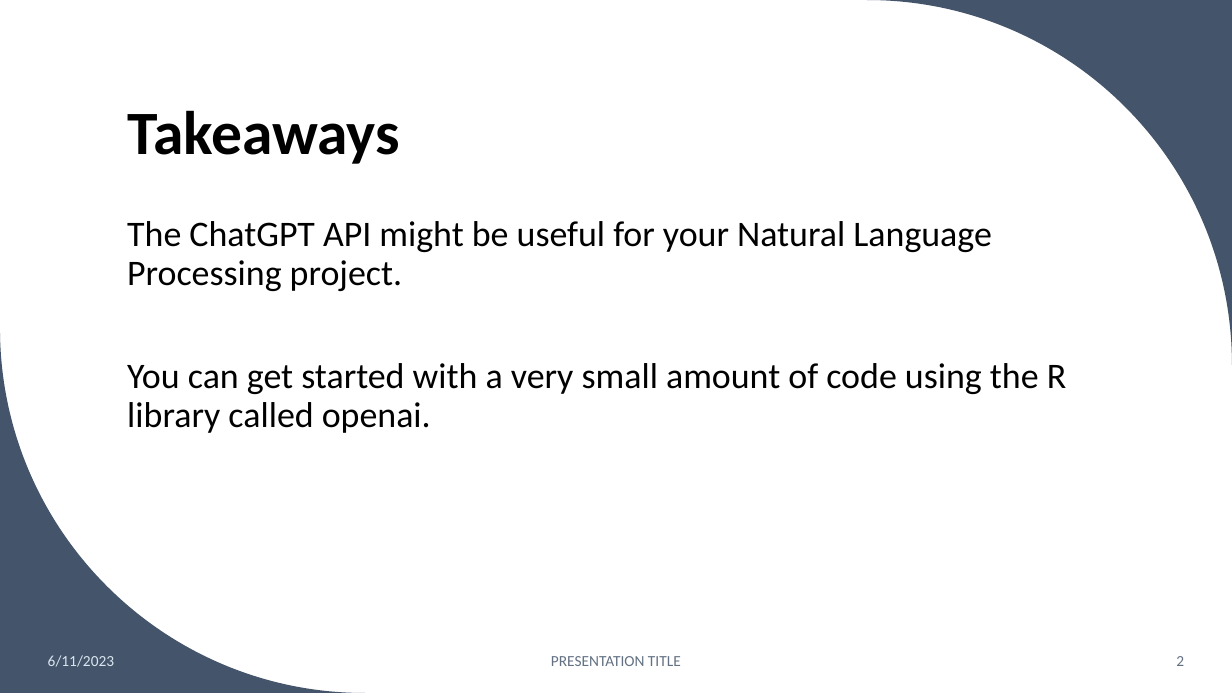
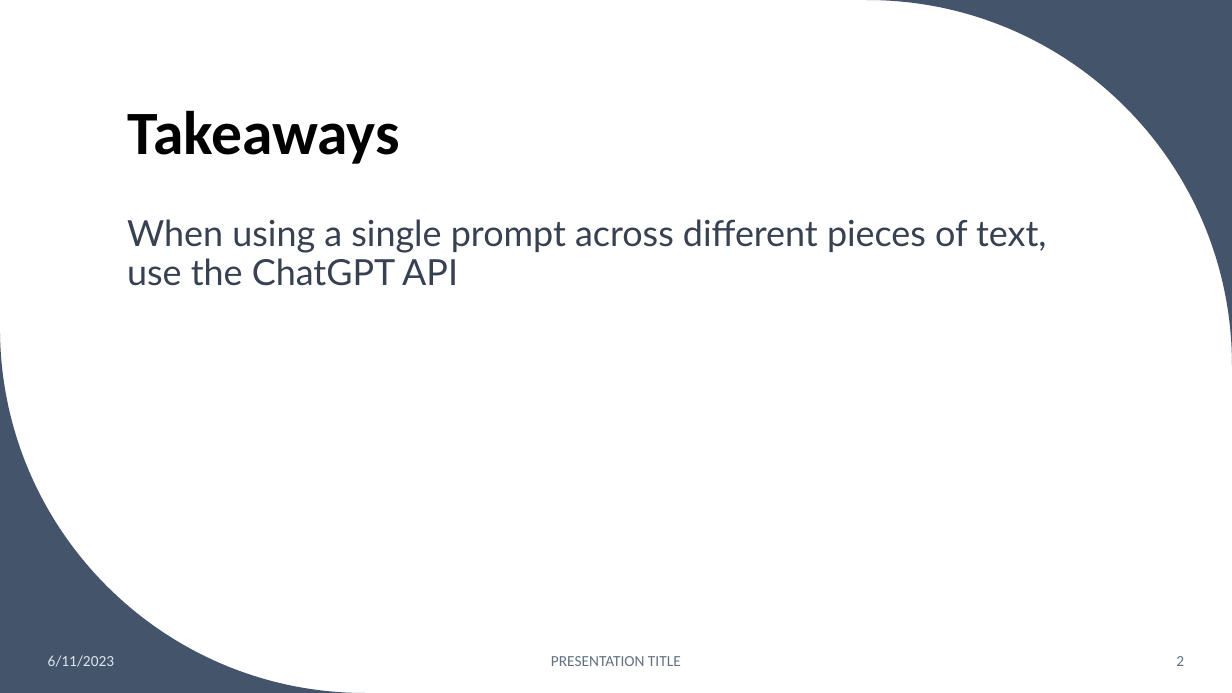
Before and after one commit to abigailhaddad/resume_generation_R, a slide deck: slide 2 of Using the ChatGPT API in R.pptx. Drawn at 1232x693 pixels with LibreOffice and Linux fonts; fonts in the diff are those of the drawing. Boxes give left, top, right and bottom in pixels: in the first picture for what was removed or moved away, otherwise in the second. Text is boxed around its words. In the diff, an @@ line names an element or a change of style, - is before the commit and + after.

Commit message:
-added slide to ppt

```diff
--- a/Using the ChatGPT API in R.pptx
+++ b/Using the ChatGPT API in R.pptx
@@ text at <box>127,219,1046,286</box>: text changed; font Calibri to Lato; text colour #000000 to #374151 @@
-The ChatGPT API might be useful for your Natural Language Processing project.
-You can get started with a very small amount of code using the R library called openai.
+When using a single prompt across different pieces of text, use the ChatGPT API
```
Also in this commit, not shown: 1 other slide changed, 1 slide added.
